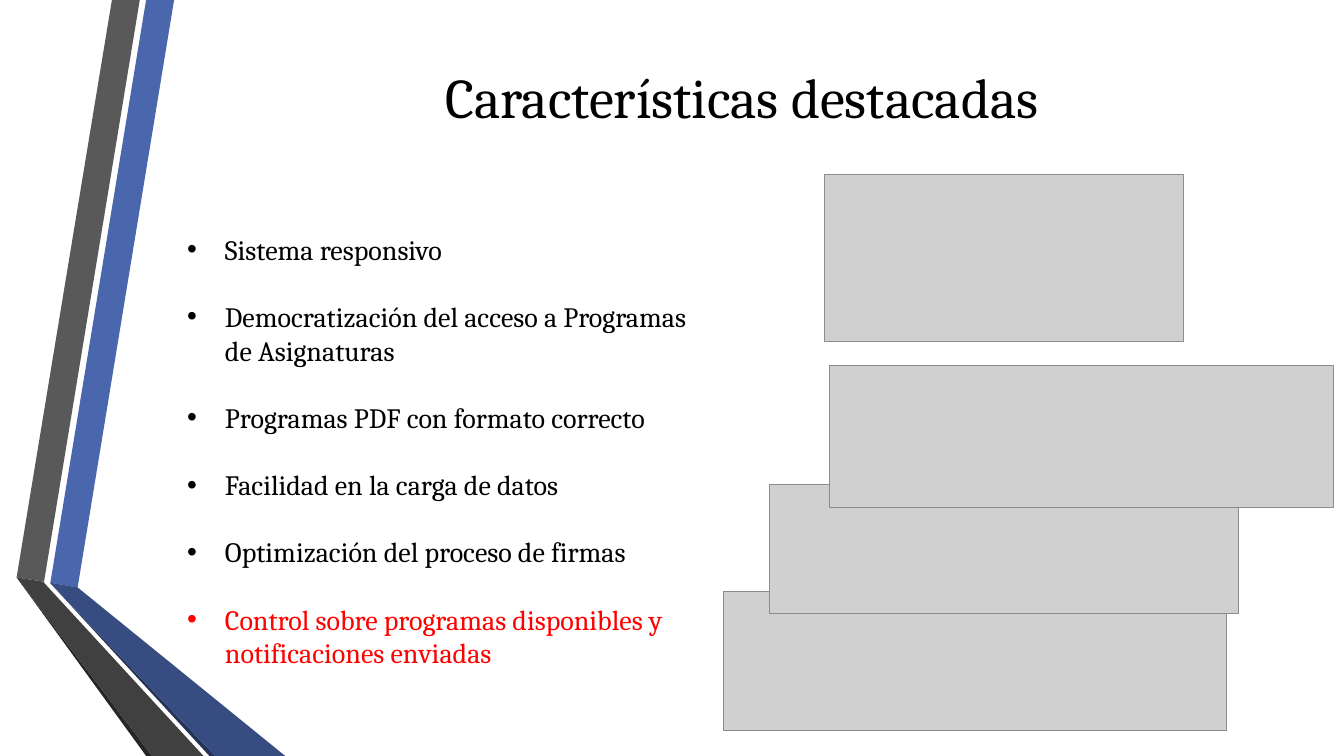
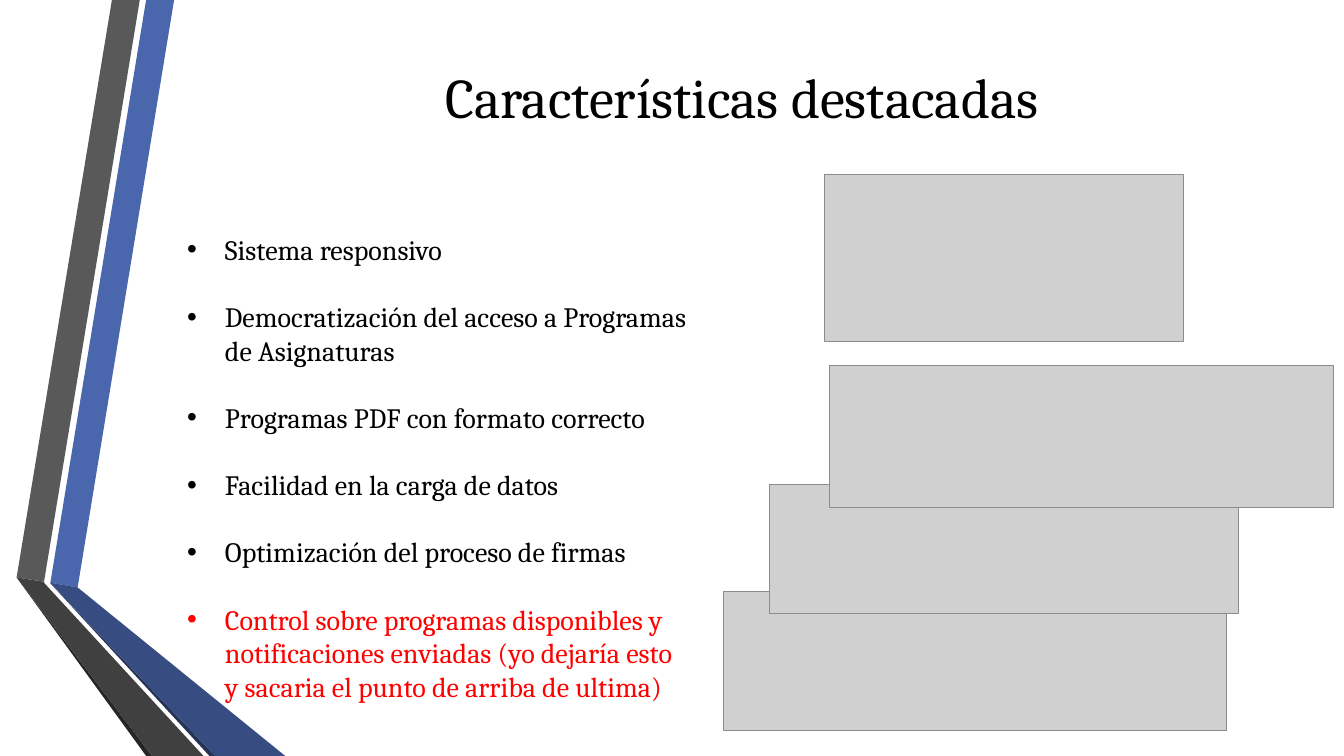
Before and after one commit to fge23/Sistema-VASPA, a slide deck: slide 29 of Presentaciones/Presentación VASPA - Diciembre 2020 - Examen Final/Presentación VASPA - Diciembre 2020 - Examen Final.pptx. Drawn at 1344x756 pixels with LibreOffice and Linux fonts; fonts in the diff are those of the drawing; grey boxes stand for pictures; background and template pictures are left out. Boxes give left, top, right and bottom in pixels: in the first picture for what was removed or moved away, otherwise in the second. Text is boxed around its words. In the diff, an @@ line names an element or a change of style, - is before the commit and + after.

```diff
--- a/Presentaciones/Presentación VASPA - Diciembre 2020 - Examen Final/Presentación VASPA - Diciembre 2020 - Examen Final.pptx
+++ b/Presentaciones/Presentación VASPA - Diciembre 2020 - Examen Final/Presentación VASPA - Diciembre 2020 - Examen Final.pptx
@@ text at box(225, 610, 672, 703): text changed @@
-• Control sobre programas disponibles y notificaciones enviadas
+• Control sobre programas disponibles y notificaciones enviadas (yo dejaría esto y sacaria el punto de arriba de ultima)
```
Also in this commit, not shown: 4 other slides changed.
